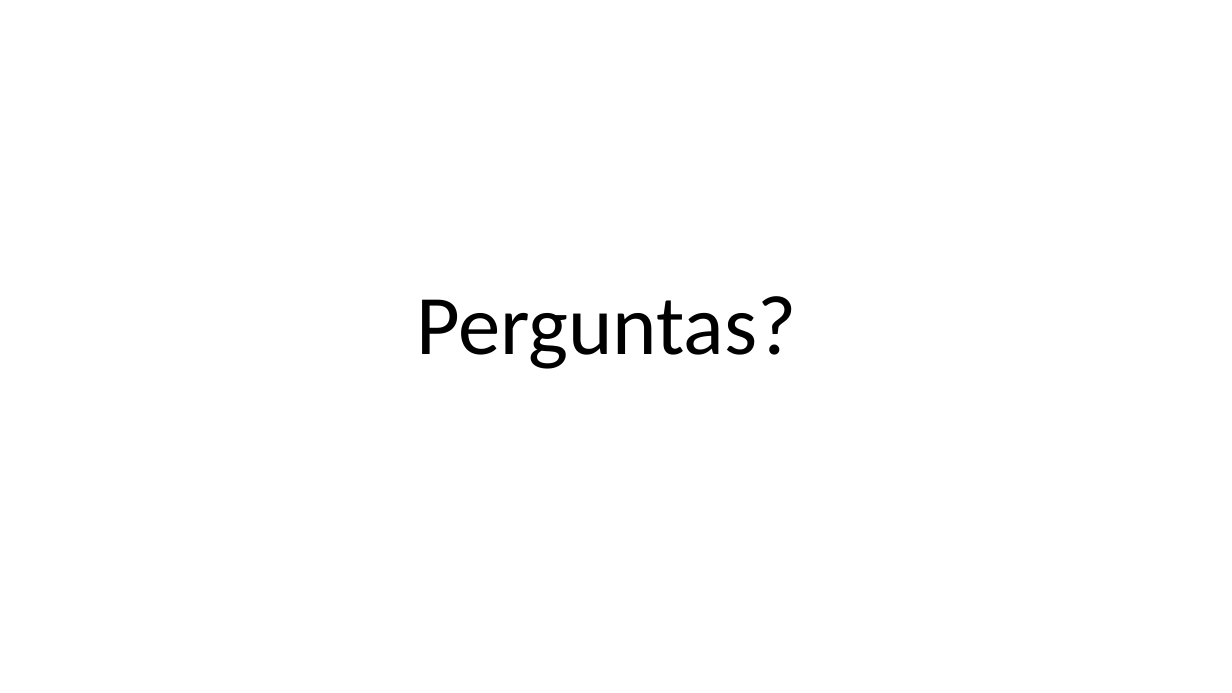
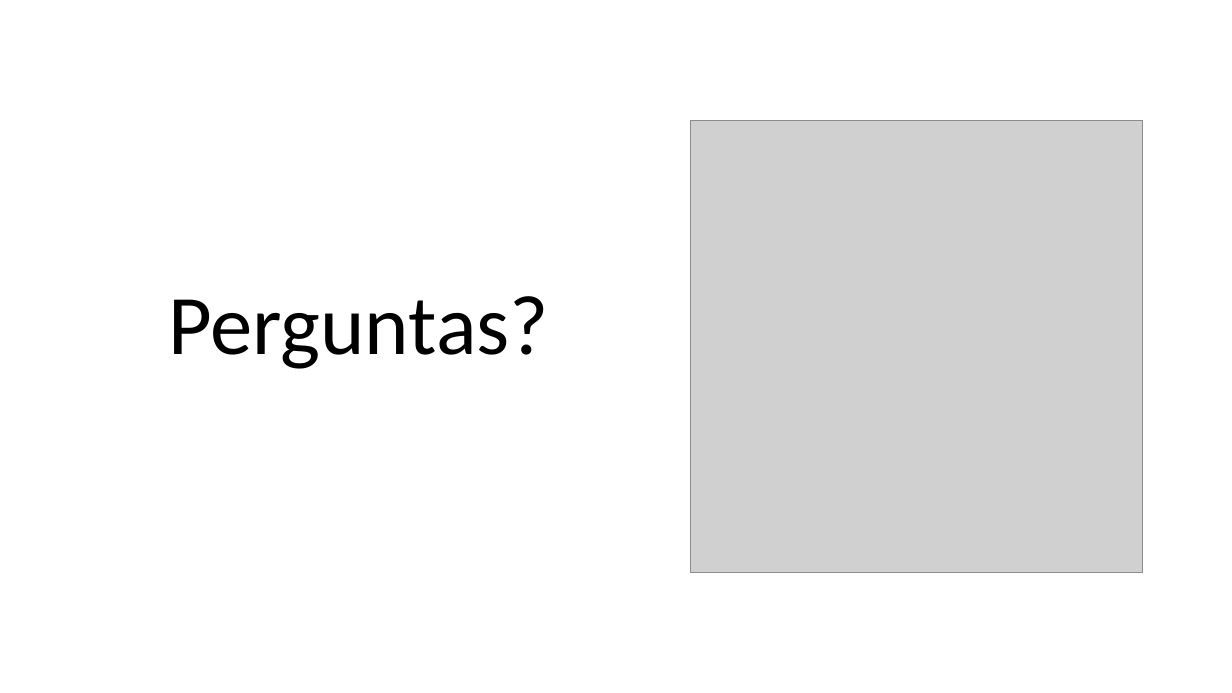
Before and after one commit to guerrato/guerrato_967_tp558, a slide deck: slide 50 of seminarios/ciclo 2/TP558_LoRA.pptx (slide 47 before the commit). Drawn at 1232x693 pixels with LibreOffice and Linux fonts; fonts in the diff are those of the drawing; grey boxes stand for pictures. Boxes give left, top, right and bottom in pixels: in the first picture for what was removed or moved away, otherwise in the second. Text is boxed around its words. In the diff, an @@ line names an element or a change of style, - is before the commit and + after.

```diff
--- a/seminarios/ciclo 2/TP558_LoRA.pptx
+++ b/seminarios/ciclo 2/TP558_LoRA.pptx
@@ picture added at bbox=[691, 120, 1143, 572] @@
@@ text "Perguntas?": place and size @@
-text "Perguntas?" at bbox=[416, 296, 797, 369]
+text "Perguntas?" at bbox=[168, 296, 549, 369]
```
Also in this commit, not shown: 5 other slides changed, 1 slide added, 1 other file.
